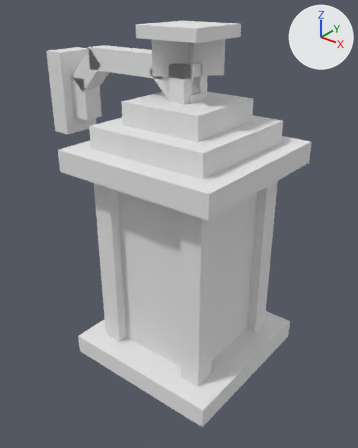
Before and after pictures for a commit that changed the OBJ model config/txloader/forceload/bibliocraft/models/OBJModelLantern.obj.
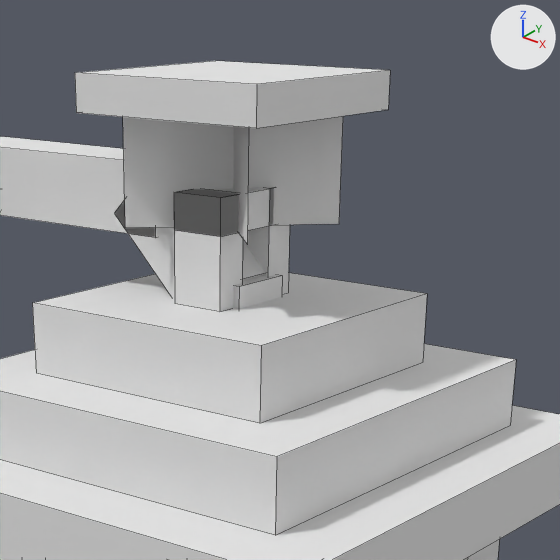
Old and new are each drawn whole from a camera (50 mm lens) standing at (1.313, -0.555, 1.092) and looking at (0.454, 0.518, 0.426) and again close up on the part from 31% to 83% of the width and 0% to 42% of the height. Lighting does not change. The marker at upper right points along +X, +Y and +Z. The first two pictures are the older version. The close-ups show mesh edges as thin lines. Where no turn or scale is listed for an object, it has been applied to the vertices.

In view in the first close-up: 'OBJModelLantern'.
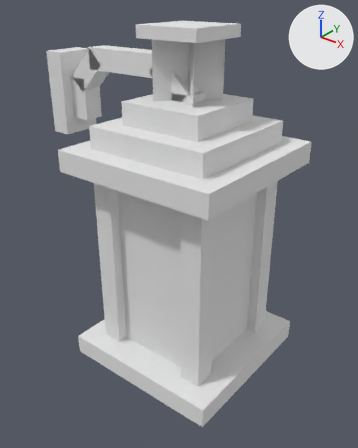
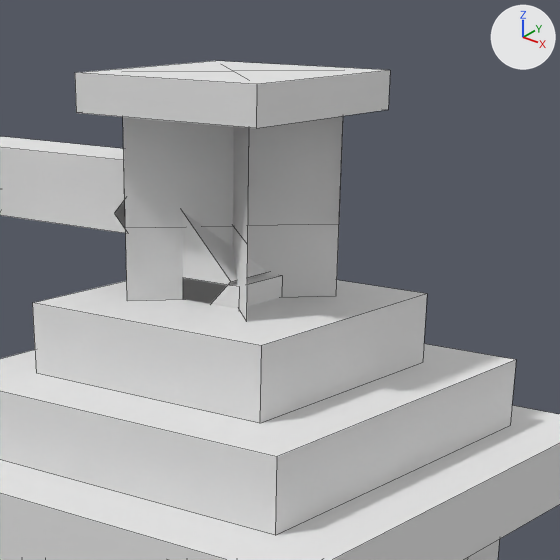
What the commit changed:
me_objmodellantern is used by ob_objmodellantern; location (0.0, 0.0, 0.0).
me_objmodellantern had 180 vertices, 122 faces and spanned x 0.0..0.75, y 0.25..0.75, z 0.0..1.0.
me_objmodellantern now has 176 vertices, 108 faces and spans x 0.0..0.75, y 0.25..0.75, z 0.0..1.0.
me_objmodellantern part 1: the loose piece of 20 vertices spanning x 0.475..0.525, y 0.45..0.55, z 0.812..0.906 is deleted.
Part 2, on me_objmodellantern:
4 faces are deleted.
16 vertices are added at x 0.434..0.566, y 0.434..0.566, z 0.462..1.0.
8 new faces join them.
Other edits to the shape of me_objmodellantern do not show in these pictures.

What differs and where, as boxes [x1, y1, x2, y2] in the close-ups (560 x 560 px):
part 1 of me_objmodellantern, deleted
    before: [174, 188, 290, 312]
part 2 of me_objmodellantern, built on
    after: [123, 117, 343, 321]
